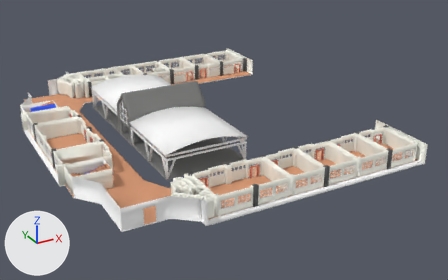
What one commit did to the OBJ model frontend/public/models/Lantai 1.obj.
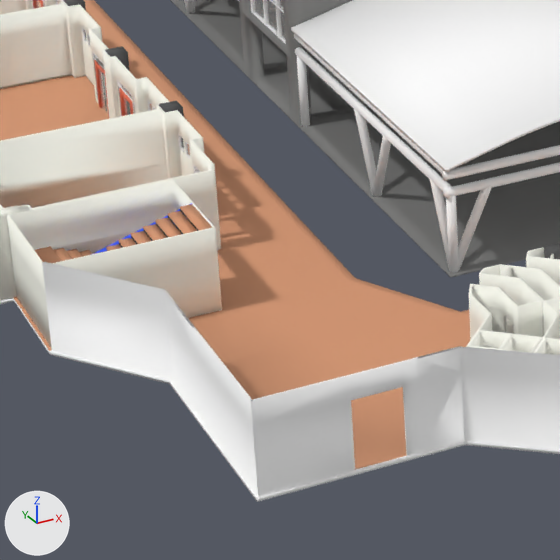
Old and new are each drawn whole from a 50 mm lens placed at (-86.6, -91.4, 54.8), pointed at (-24.1, 22.2, -2.0) and again close up on the part from 14% to 43% of the width and 41% to 88% of the height. The axes (+X, +Y, +Z) are drawn at lower left. The lights are the same throughout. The last two pictures show the newer version. Where no turn or scale is listed for an object, it has been applied to the vertices.

Before the edit, the objects in view are built like this:
```python
me_plaza_supeno = bpy.data.meshes.new('Plaza_Supeno')
me_plaza_supeno.from_pydata(...)  # 2341 vertices, 1815 faces; spans x -45.2..-27.1, y 6.7..51.9, z 0.0..10.6
# faces by material slot: [165, 1606, 44]
me_plaza_supeno.materials.append(mat_plaspen)  # grey #80807f
me_plaza_supeno.materials.append(mat_frame_pintu)  # white #ffffff
me_plaza_supeno.materials.append(mat_kaca)  # white #ffffff
me_toilet_mahasiswa_laki_laki = bpy.data.meshes.new('Toilet_Mahasiswa_Laki_Laki_')
me_toilet_mahasiswa_laki_laki.from_pydata(...)  # 416 vertices, 426 faces; spans x -48.14..-43.33, y -10.16..-0.09, z 0.21..4.15
me_toilet_mahasiswa_laki_laki.materials.append(mat_tembok)  # white #fffff4
me_toilet_mahasiswa_perempuan = bpy.data.meshes.new('Toilet_Mahasiswa_Perempuan_')
me_toilet_mahasiswa_perempuan.from_pydata(...)  # 288 vertices, 291 faces; spans x -50.13..-45.66, y -8.18..-0.61, z 0.21..4.14
me_toilet_mahasiswa_perempuan.materials.append(mat_tembok)  # white #fffff4
ob_plaza_supeno = bpy.data.objects.new('Plaza_Supeno', me_plaza_supeno)
ob_plaza_supeno.location = (0.0, 0.0, 0.0)
ob_toilet_mahasiswa_laki_laki = bpy.data.objects.new('Toilet_Mahasiswa_Laki_Laki_', me_toilet_mahasiswa_laki_laki)
ob_toilet_mahasiswa_laki_laki.location = (0.0, 0.0, 0.0)
ob_toilet_mahasiswa_perempuan = bpy.data.objects.new('Toilet_Mahasiswa_Perempuan_', me_toilet_mahasiswa_perempuan)
ob_toilet_mahasiswa_perempuan.location = (0.0, 0.0, 0.0)
# also in view: 'IF_106' at (-57.6, 17.7, 2.2); 'Lantai_' at (-30.2, 29.2, 2.2); 'IF_107' at (-57.6, 29.2, 2.2); 'Pillar' at (-30.2, 29.2, 2.1); 'Tangga' at (-58.9, 11.1, 2.2)
```
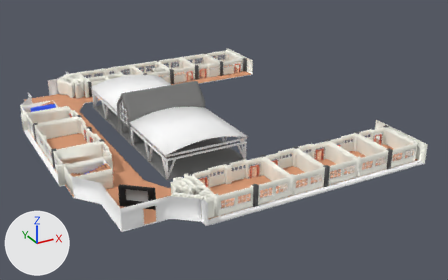
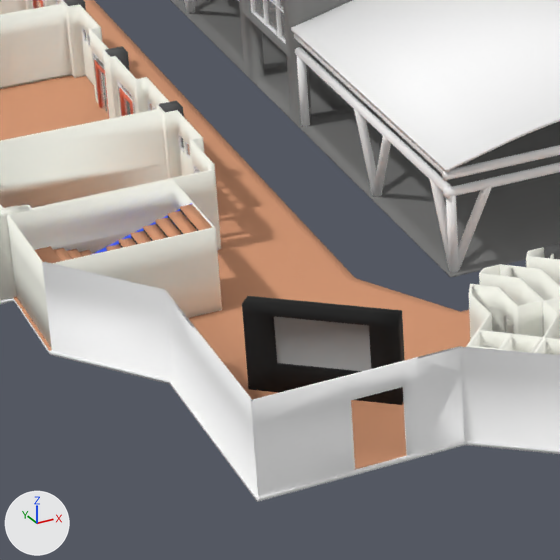
What changed in the scene script:
```text
Add mat_material_12:
    mat_material_12 = principled_material('Material_12')
    mat_material_12.base_color = (0.282, 0.282, 0.278)  # grey #919190
    mat_material_12.roughness = 0.786
Add me_tv:
    me_tv.from_pydata(...)  # 36 vertices, 34 faces; spans x -56.58..-51.16, y -2.96..1.74, z 0.03..4.15
    # faces by material slot: [33, 1]
    me_tv.materials.append(mat_item)  # black #000000
    me_tv.materials.append(mat_material_12)  # grey #919190
Add ob_tv:
    ob_tv = bpy.data.objects.new('TV', me_tv)
    ob_tv.location = (0.0, 0.0, 0.0)
```

What differs and where, as boxes [x1, y1, x2, y2] in the close-ups (560 x 560 px):
'TV', added: after [242, 296, 405, 405]
    faces in mat_item (black #000000): [242, 296, 405, 405]
    faces in mat_material_12 (grey #919190): [274, 316, 371, 371]
'Toilet_Mahasiswa_Perempuan_.001', unchanged, uncovered by the edit: after [466, 264, 545, 353]
'Toilet_Mahasiswa_Perempuan_', unchanged, covered by the edit: before [466, 264, 545, 353]
'Toilet_Mahasiswa_Laki_Laki_.001', unchanged, uncovered by the edit: after [499, 247, 560, 355]
'Toilet_Mahasiswa_Laki_Laki_', unchanged, covered by the edit: before [499, 247, 560, 355]
